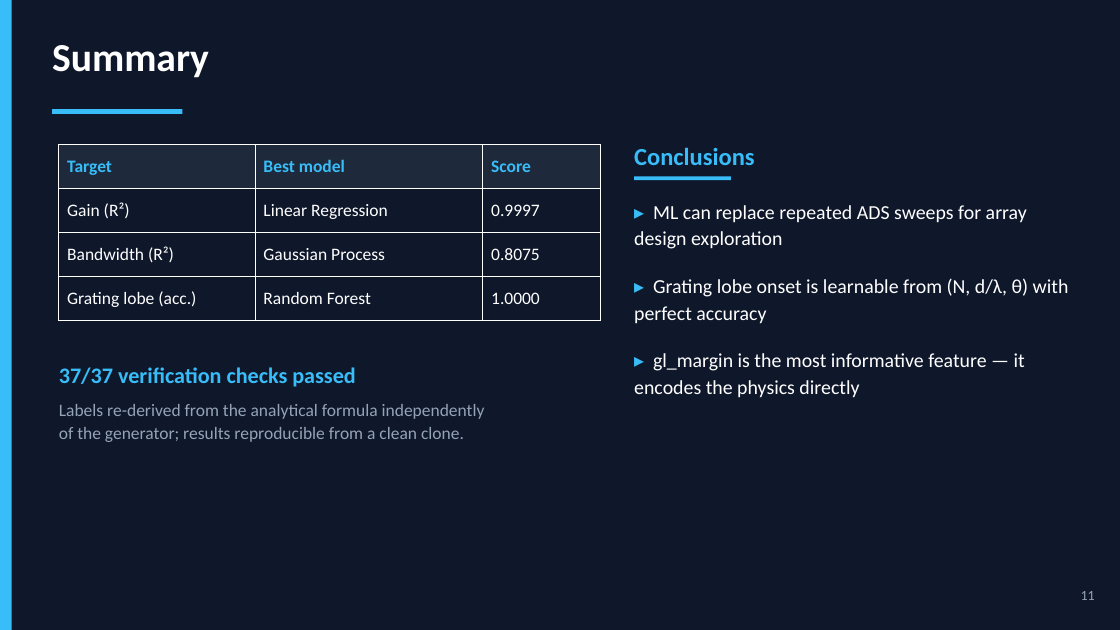
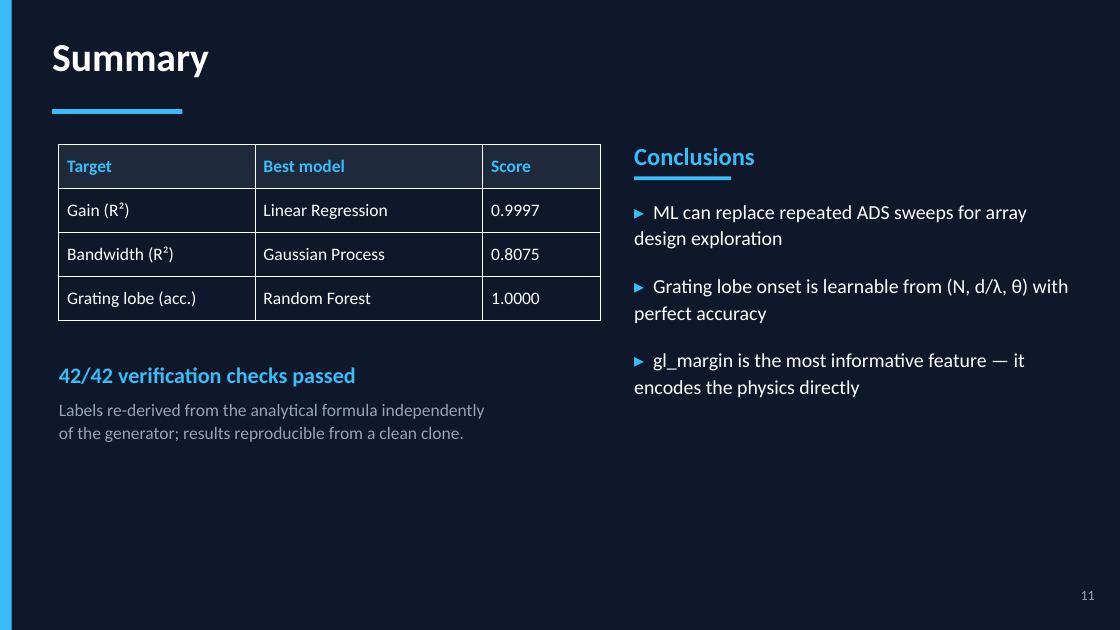
Before and after one commit to Sreekarji/ml-array, a slide deck: slide 11 of presentations/ML_Antenna_Array_Presentation.pptx. Drawn at 1120x630 pixels with LibreOffice and Linux fonts; fonts in the diff are those of the drawing. Boxes give left, top, right and bottom in pixels: in the first picture for what was removed or moved away, otherwise in the second. Text is boxed around its words. In the diff, an @@ line names an element or a change of style, - is before the commit and + after.

```diff
--- a/presentations/ML_Antenna_Array_Presentation.pptx
+++ b/presentations/ML_Antenna_Array_Presentation.pptx
@@ text at [59, 367, 355, 387]: text changed @@
-37/37 verification checks passed
+42/42 verification checks passed
```
Also in this commit, not shown: 7 other slides changed, 1 other file.
